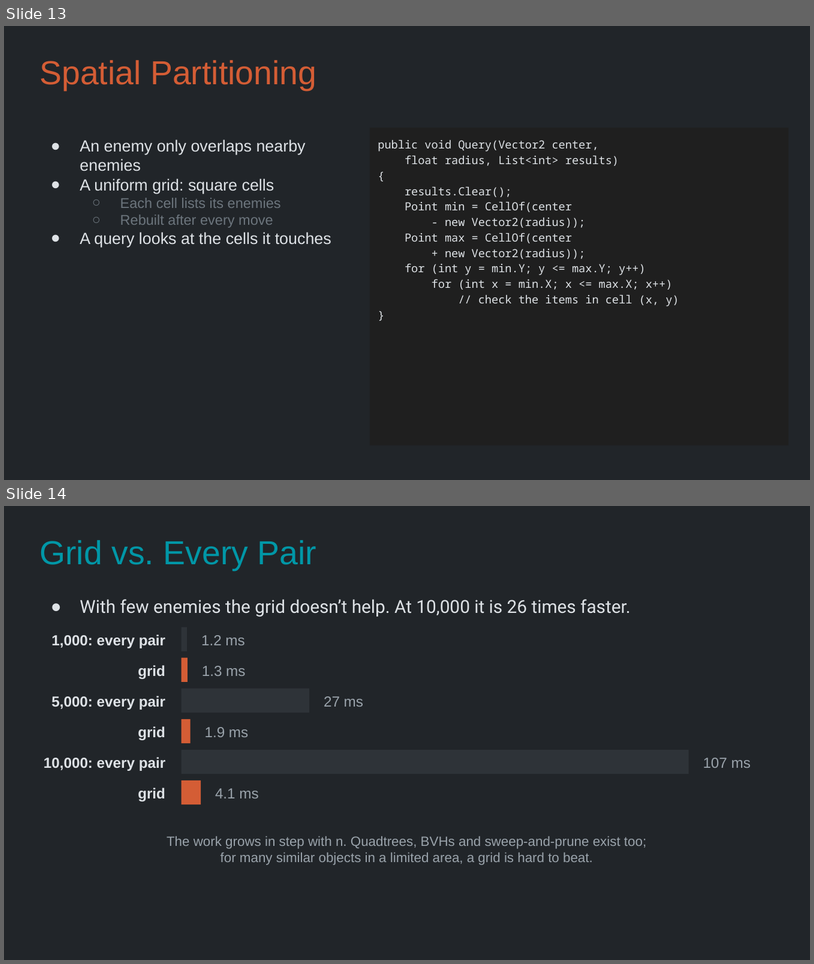
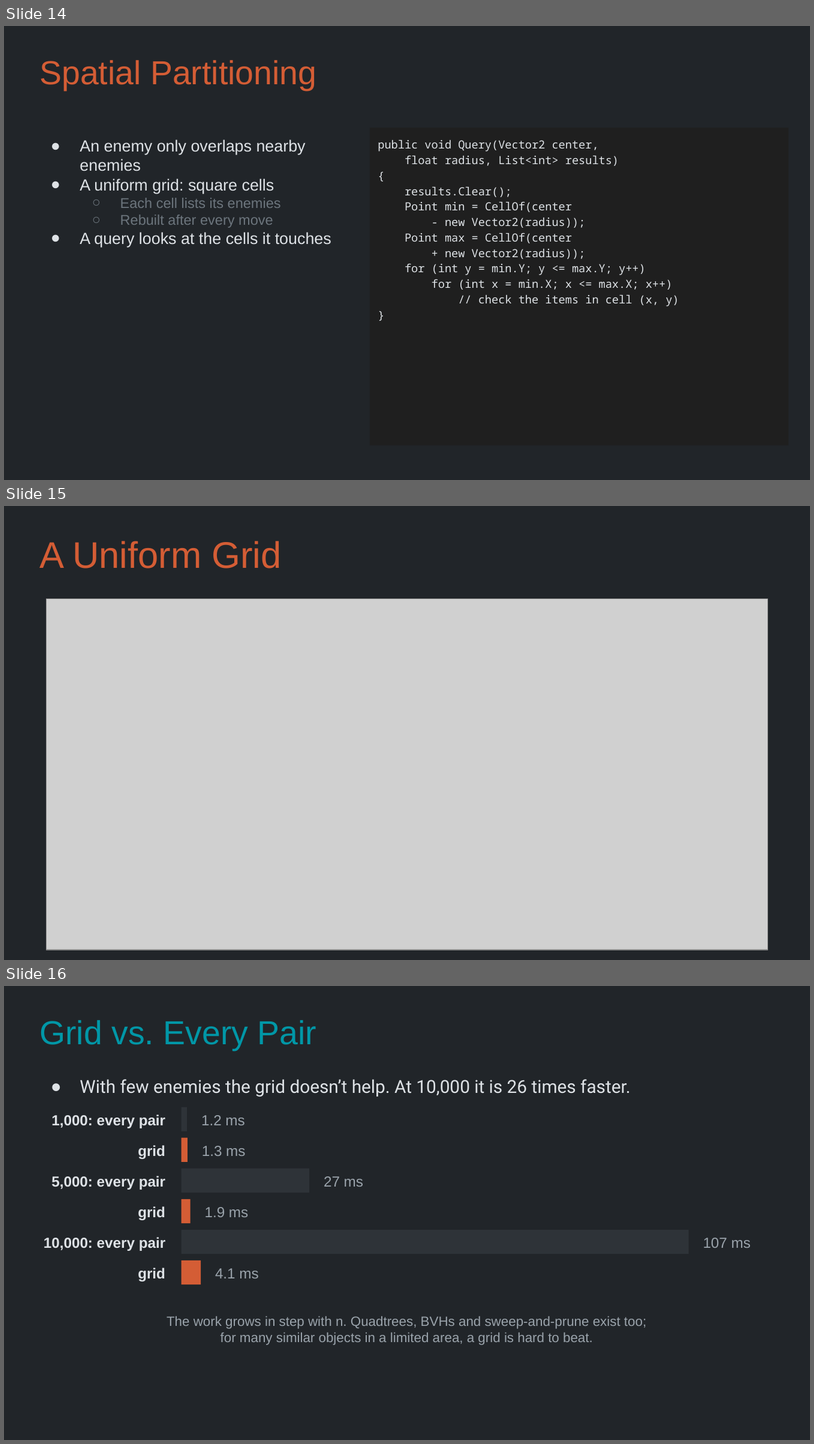
Before and after one commit to Metamate/gar, a slide deck: slides/12 Vampire Survivors.pptx. Shown one above the other, each under a label of ours: slides 13 and 14 before the commit, slides 14, 15 and 16 after it. The pictures are 814x964 and 814x1444 pixels, drawn with LibreOffice and Linux fonts; fonts in the diff are those of the drawing; grey boxes stand for pictures. Boxes give left, top, right and bottom in pixels: in the first picture for what was removed or moved away, otherwise in the second. Text is boxed around its words. In the diff, an @@ line names an element or a change of style, - is before the commit and + after.

```diff
--- a/slides/12 Vampire Survivors.pptx
+++ b/slides/12 Vampire Survivors.pptx
@@ slide 15 added at (x1=4, y1=506, x2=810, y2=960), background #212529 @@
@@ title added at (x1=39, y1=541, x2=282, y2=568), 33 pt, text #D45D35 @@
+A Uniform Grid
@@ picture added at (x1=47, y1=599, x2=768, y2=949) @@
@@ what was slide 13 is now slide 14 @@
@@ what was slide 14 is now slide 16 @@
```
Also in this commit, not shown: 1 slide changed, 2 other slides added, 11 other files.
